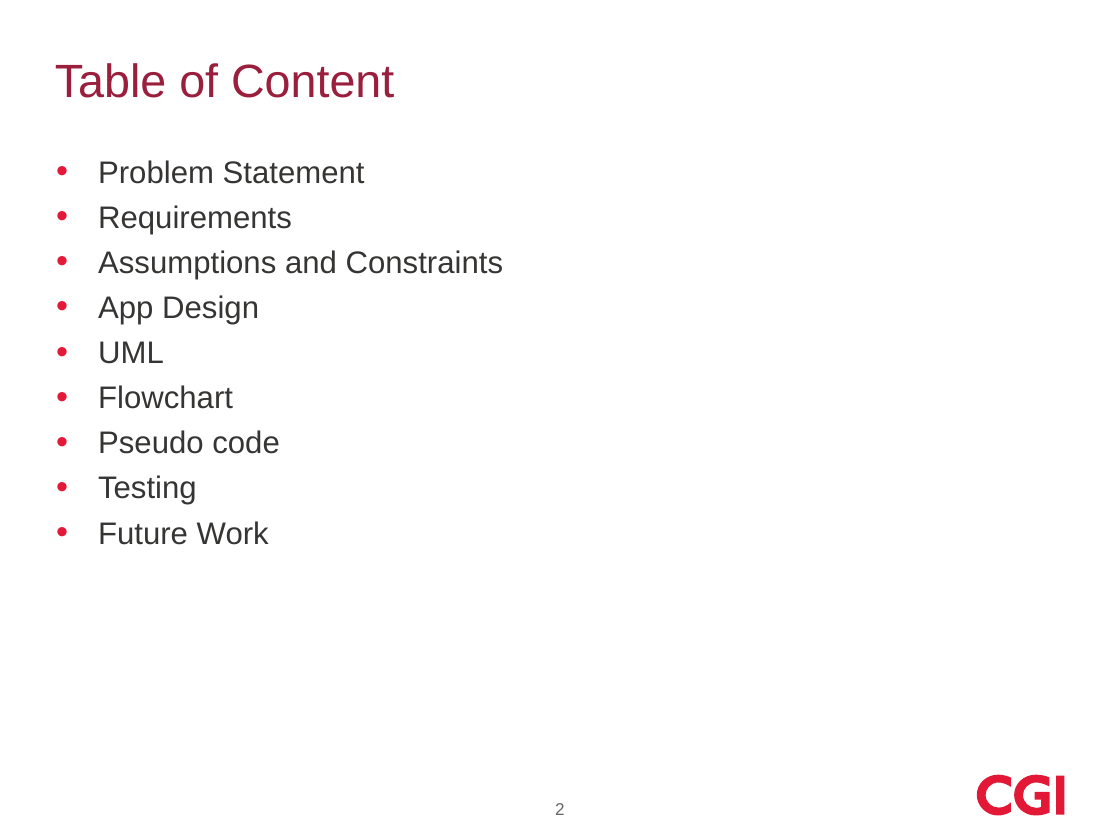
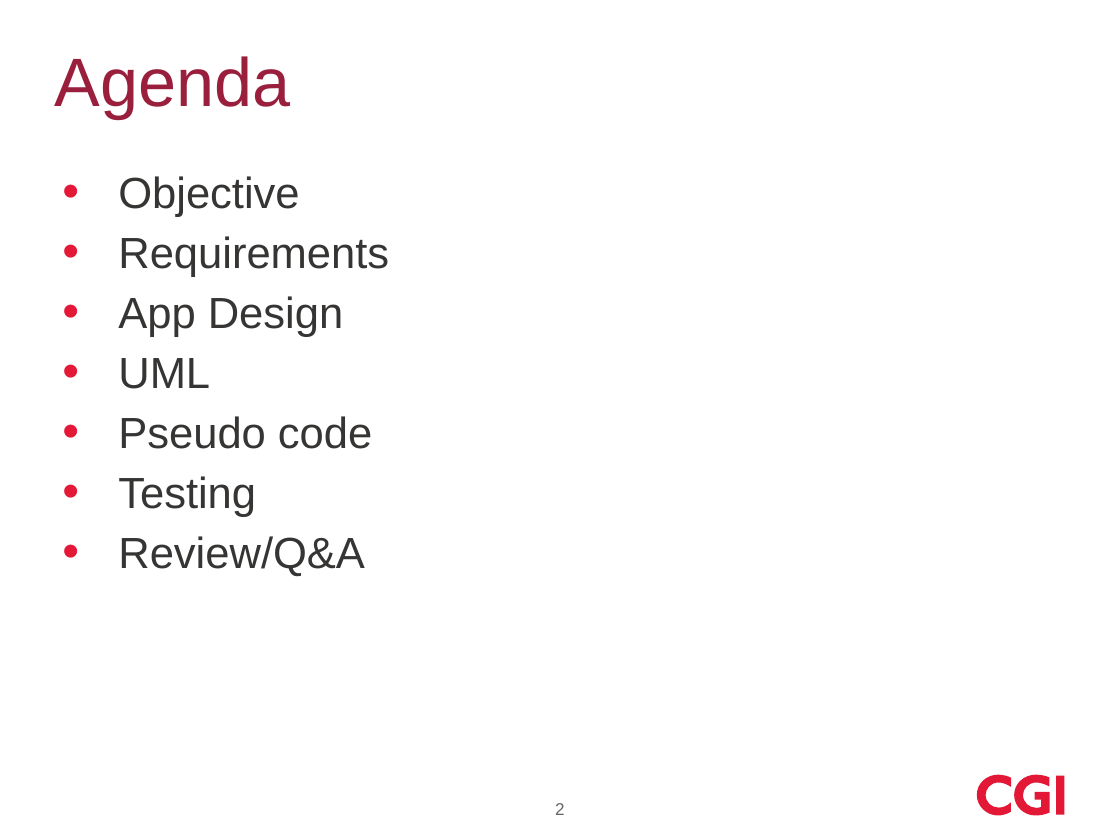
Before and after one commit to ChaseCGI/GoingGreen, a slide deck: slide 2 of Going Green Presentation.pptx. Drawn at 1120x840 pixels with LibreOffice and Linux fonts; fonts in the diff are those of the drawing; background and template pictures are left out. Boxes give left, top, right and bottom in pixels: in the first picture for what was removed or moved away, otherwise in the second. Text is boxed around its words. In the diff, an @@ line names an element or a change of style, - is before the commit and + after.

Commit message:
Updated Requirements

```diff
--- a/Going Green Presentation.pptx
+++ b/Going Green Presentation.pptx
@@ title at (55,56,291,119): text changed; size 30 to 44 pt @@
-Table of Content
+Agenda
@@ text "Objective": place and size @@
-text "Objective" at (98,160,503,545)
+text "Objective" at (118,176,389,577)
@@ text at (118,176,299,217): text changed; size 20 to 28 pt @@
-• Problem Statement
+• Objective
@@ text at (118,236,389,517): size 20 to 28 pt in "Requirements", "App Design", "UML", "Pseudo code" and 1 more places; indent changed @@
@@ text at (98,250,503,279): paragraph removed @@
-• Assumptions and Constraints
@@ text at (98,385,233,409): paragraph removed @@
-• Flowchart
@@ text at (118,536,365,577): text changed; size 20 to 28 pt @@
-• Future Work
+• Review/Q&A
```
Also in this commit, not shown: 1 other slide changed, 8 slides added, 10 slides removed, 3 other files.
